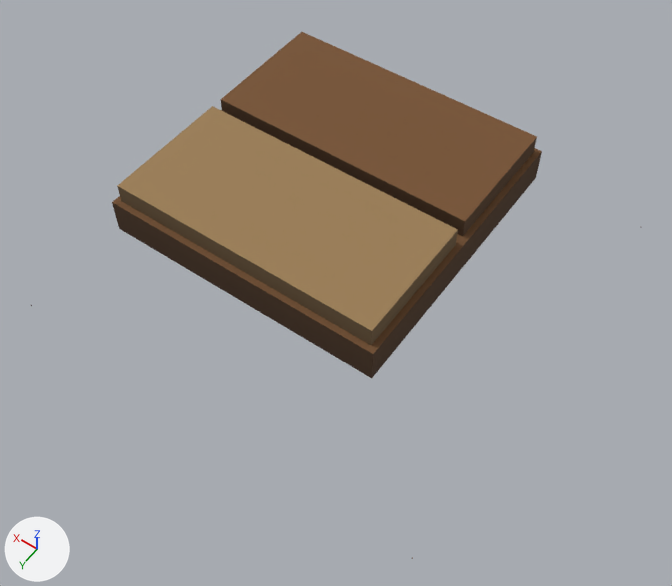
The glTF model data/model/floor_wood_corner.glb as it was, and as the next commit left it.
Rendered twice from a 50 mm camera at (-0.774, 1.123, 1.64) aimed at (-0.03, 0.082, 0.004). Arrows for +X, +Y and +Z are at lower left; the lights stay in place. The older version comes first. Vertices at exactly the same position are counted once.

The older version as bpy lines, for what is in view:
```python
me_mesh_0 = bpy.data.meshes.new('Mesh_0')
me_mesh_0.from_pydata(...)  # 55 vertices, 84 faces; spans x -0.5..0.5, y -0.5..0.5, z 0.0..0.14
me_mesh_0.materials.append(mat_material_0)  # picture img_image_0
ob_mesh_0 = bpy.data.objects.new('Mesh_0', me_mesh_0)
ob_mesh_0.location = (0.0, 0.0, 0.0)
```
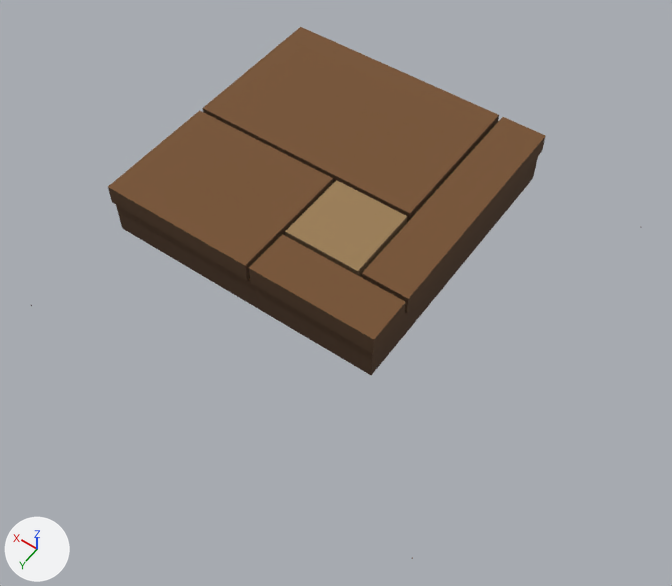
Diff of the bpy script that builds the scene:
```diff
--- a/data/model/floor_wood_corner.glb.py
+++ b/data/model/floor_wood_corner.glb.py
@@ me_mesh_0 @@
 # used by ob_mesh_0; location = (0.0, 0.0, 0.0)
-me_mesh_0.from_pydata(...)  # 55 vertices, 84 faces; spans x -0.5..0.5, y -0.5..0.5, z 0.0..0.14
+me_mesh_0.from_pydata(...)  # 80 vertices, 120 faces; spans x -0.5..0.5, y -0.5..0.5, z 0.0..0.14
+# me_mesh_0 part 1: a new loose piece, a box spanning x -0.215..0.495, y -0.495..0.215, z 0.0..0.09, in mat_material_0 (picture img_image_0)
+# me_mesh_0 part 2: a new loose piece, a box spanning x -0.095..0.095, y -0.095..0.095, z 0.09..0.14, in mat_material_0 (picture img_image_0)
+# me_mesh_0 part 3
+# 17 vertices are removed from x -0.22..0.5, y -0.5..0.22, z 0.0..0.14
+# 36 faces are deleted
+# 2 vertices move from x -0.205, y 0.205, z 0.09..0.14 to x -0.22, y 0.105, z 0.09..0.14
+# 17 vertices are added at x -0.22..0.5, y -0.5..0.22, z 0.09..0.14
+# 9 new vertices lie (0.0, 0.0, 0.05) away from vertices in x -0.22..0.5, y -0.5..0.22, z 0.09
+# 48 new faces join them
 me_mesh_0.materials.append(mat_material_0)
```

Changed parts and their boxes [x1, y1, x2, y2] in the pictures (672 x 586 px; the box of a moved part takes in the faces that stretch with it):
'Mesh_0', reshaped
    before: [31, 32, 542, 559]
    after: [31, 27, 546, 559]
part 1 of me_mesh_0, added
    after: [116, 157, 538, 375]
part 2 of me_mesh_0, added (brown)
    after: [285, 180, 407, 278]
part 3 of me_mesh_0, moved or reshaped
    before: [112, 32, 542, 378]
    after: [108, 27, 546, 354]
